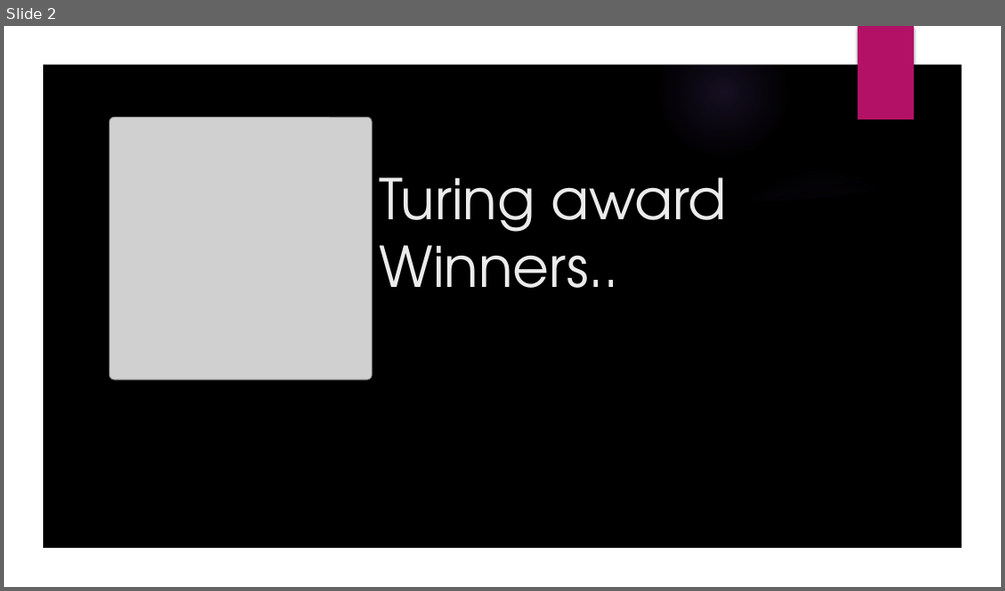
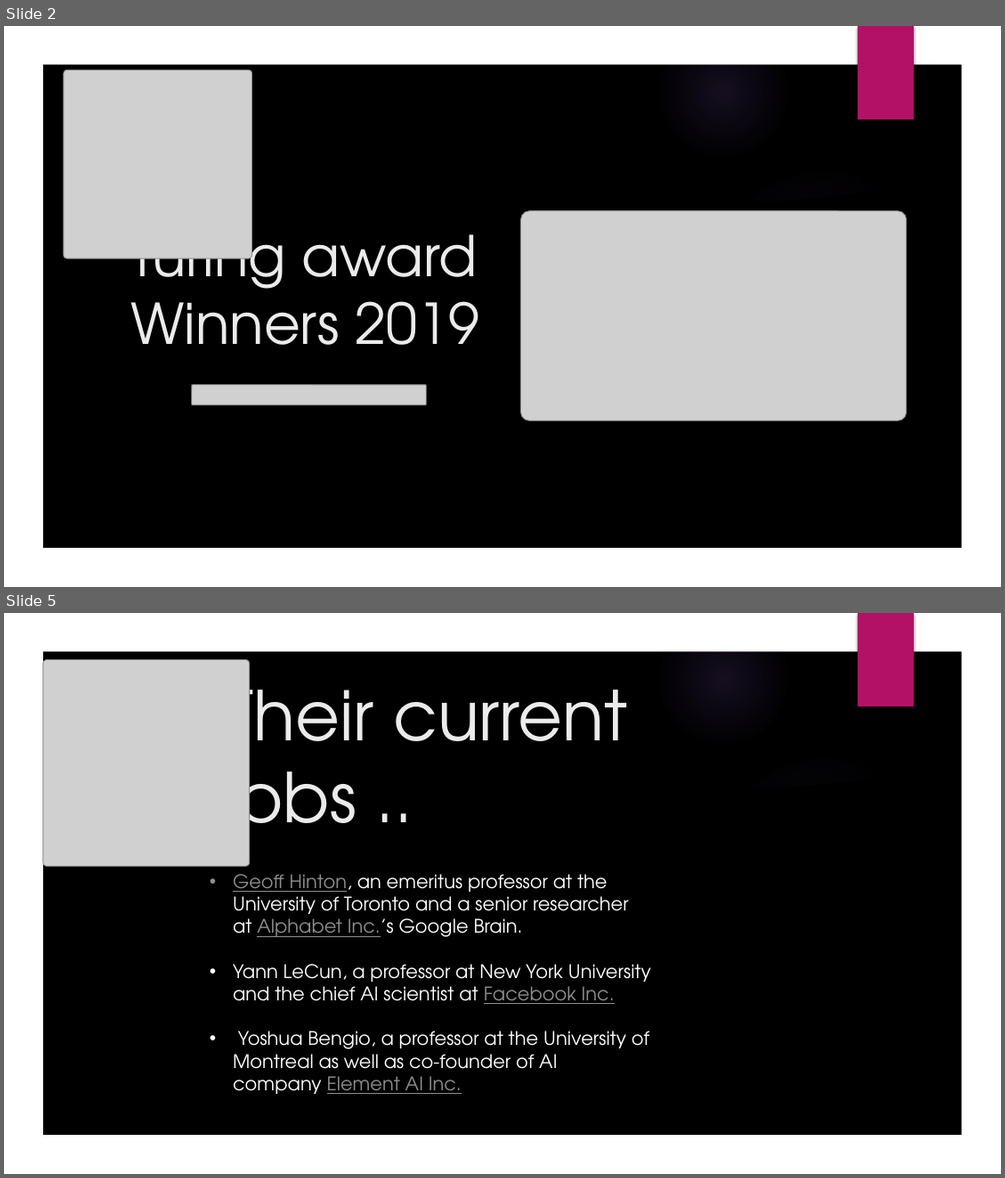
Before and after one commit to GallagherStephen/ResearchMethodsPresentation, a slide deck: Research Methods in Computing Presentation.pptx. Shown one above the other, each under a label of ours: slide 2 before the commit, slides 2 and 5 after it; the slides between them are not shown. The pictures are 1005x591 and 1005x1178 pixels, drawn with LibreOffice and Linux fonts; fonts in the diff are those of the drawing; grey boxes stand for pictures; background and template pictures are left out. Boxes give left, top, right and bottom in pixels: in the first picture for what was removed or moved away, otherwise in the second. Text is boxed around its words. In the diff, an @@ line names an element or a change of style, - is before the commit and + after.

```diff
--- a/Research Methods in Computing Presentation.pptx
+++ b/Research Methods in Computing Presentation.pptx
@@ slide 5 added at box(4, 613, 1001, 1174), background picture (left out); not listed: 7 template elements that a slide beside it also shows @@
@@ freeform shape added at box(4, 613, 1001, 1174), fill #000000 @@
@@ freeform shape added at box(4, 613, 1001, 1174), fill #FFFFFF @@
@@ rectangle added at box(858, 613, 914, 706), fill #B31166 @@
@@ picture added at box(43, 659, 250, 866) @@
@@ title added at box(225, 669, 628, 853), 66 pt, text #EBEBEB @@
+Their current jobs ..
@@ text added at box(233, 874, 651, 1094), 18 pt, text #FFFFFF @@
+• Geoff Hinton, an emeritus professor at the University of Toronto and a senior researcher at Alphabet Inc.’s Google Brain.
+• Yann LeCun, a professor at New York University and the chief AI scientist at Facebook Inc.
+• Yoshua Bengio, a professor at the University of Montreal as well as co-founder of AI company Element AI Inc.
@@ slide 2 changed as well @@
@@ picture: place and size @@
-picture at box(109, 118, 372, 379)
+picture at box(64, 70, 252, 258)
@@ picture added at box(521, 211, 906, 420) @@
@@ title at box(130, 217, 479, 345): text changed @@
-Turing award Winners..
+Turing award Winners 2019
@@ picture added at box(192, 385, 427, 405) @@
```
Also in this commit, not shown: 1 other slide changed, 2 other slides added, 3 slides removed.
